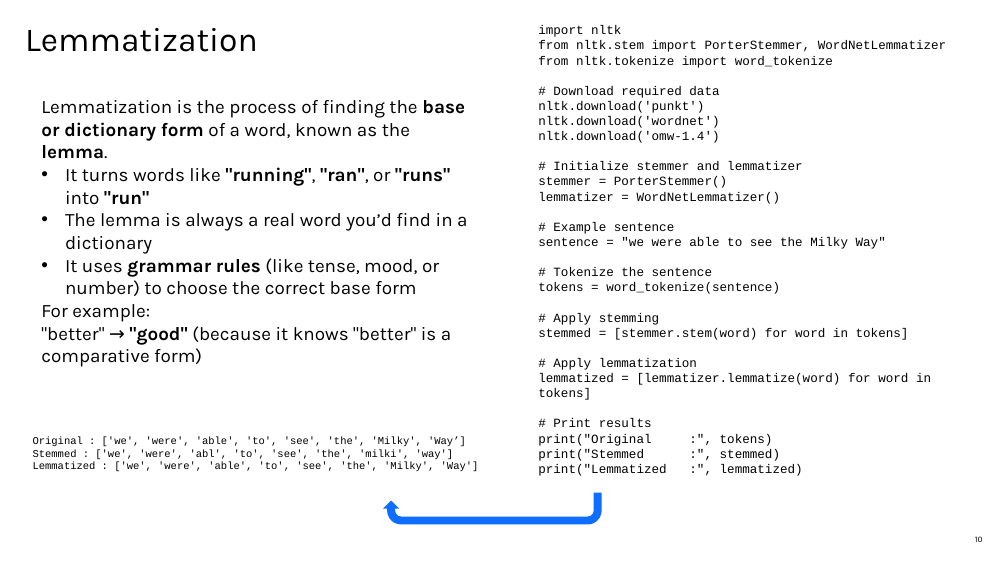
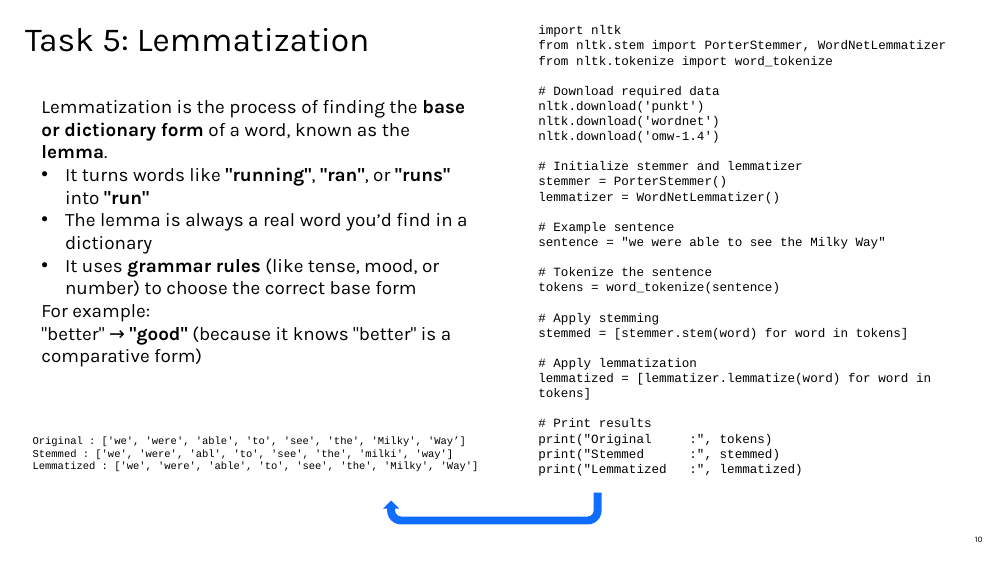
Before and after one commit to apischdo/saintpeters, a slide deck: slide 10 of NLP_Steps.pptx. Drawn at 1008x567 pixels with LibreOffice and Linux fonts; fonts in the diff are those of the drawing. Boxes give left, top, right and bottom in pixels: in the first picture for what was removed or moved away, otherwise in the second. Text is boxed around its words. In the diff, an @@ line names an element or a change of style, - is before the commit and + after.

```diff
--- a/NLP_Steps.pptx
+++ b/NLP_Steps.pptx
@@ title at [25,28,370,52]: text changed @@
-Lemmatization
+Task 5: Lemmatization
```
Also in this commit, not shown: 10 other slides changed.
